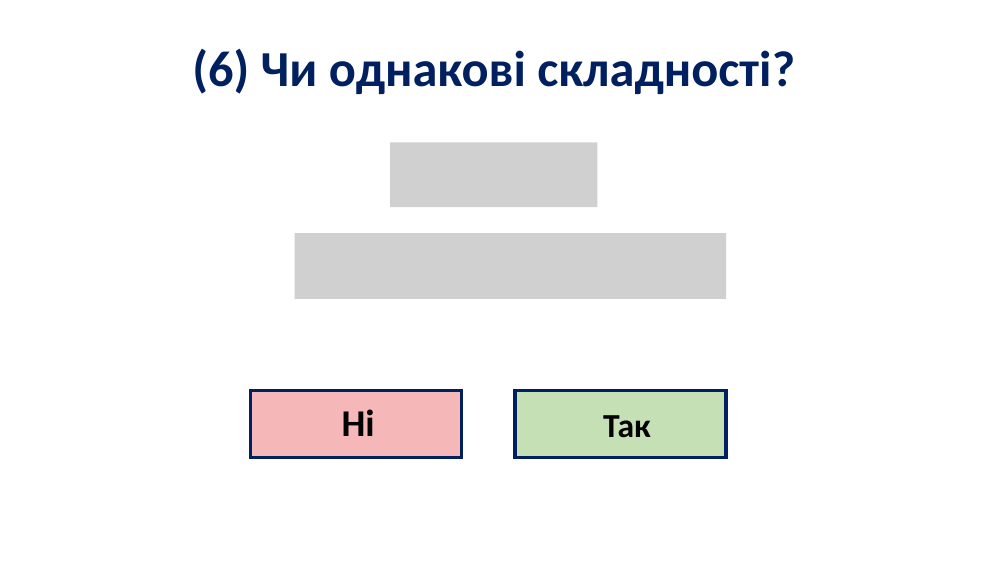
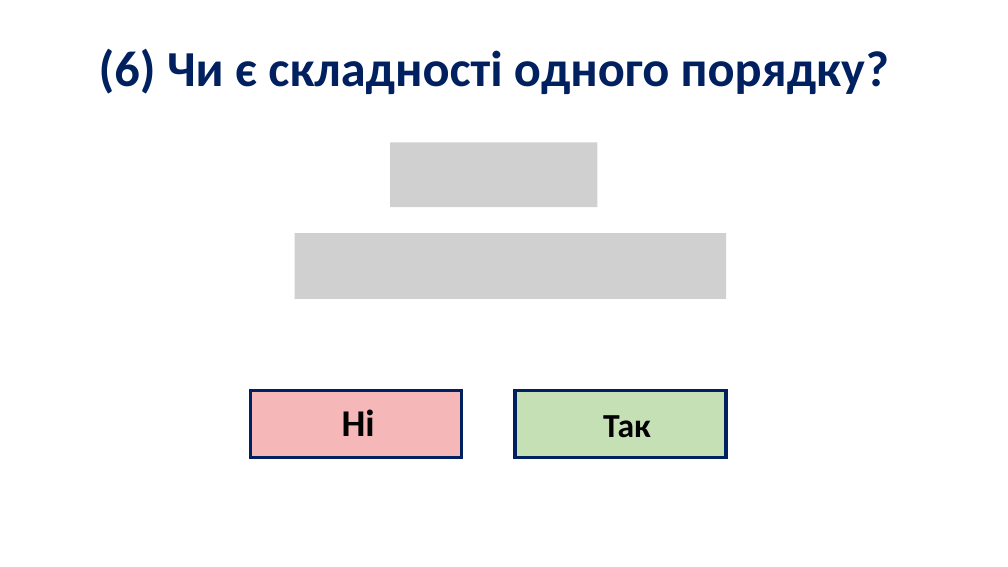
Before and after one commit to reeWorlds/ALG_DS_KNU_Y2, a slide deck: slide 13 of lesson2/check_complexity_slides.pptx. Drawn at 1008x567 pixels with LibreOffice and Linux fonts; fonts in the diff are those of the drawing; grey boxes stand for pictures. Boxes give left, top, right and bottom in pixels: in the first picture for what was removed or moved away, otherwise in the second. Text is boxed around its words. In the diff, an @@ line names an element or a change of style, - is before the commit and + after.

```diff
--- a/lesson2/check_complexity_slides.pptx
+++ b/lesson2/check_complexity_slides.pptx
@@ text at <box>99,48,889,94</box>: text changed @@
-(6) Чи однакові складності?
+(6) Чи є складності одного порядку?
```
Also in this commit, not shown: 3 other slides changed, 11 other files.
